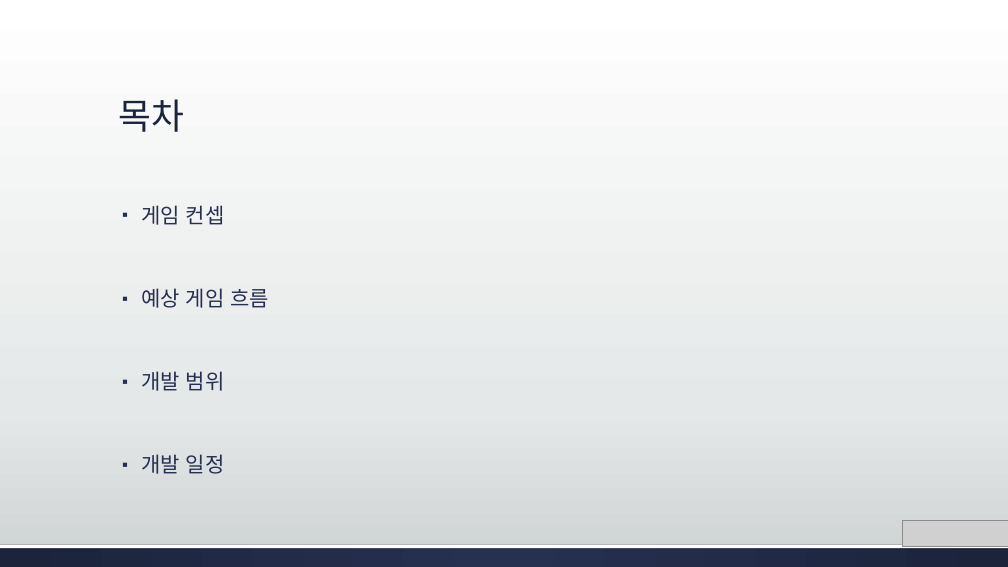
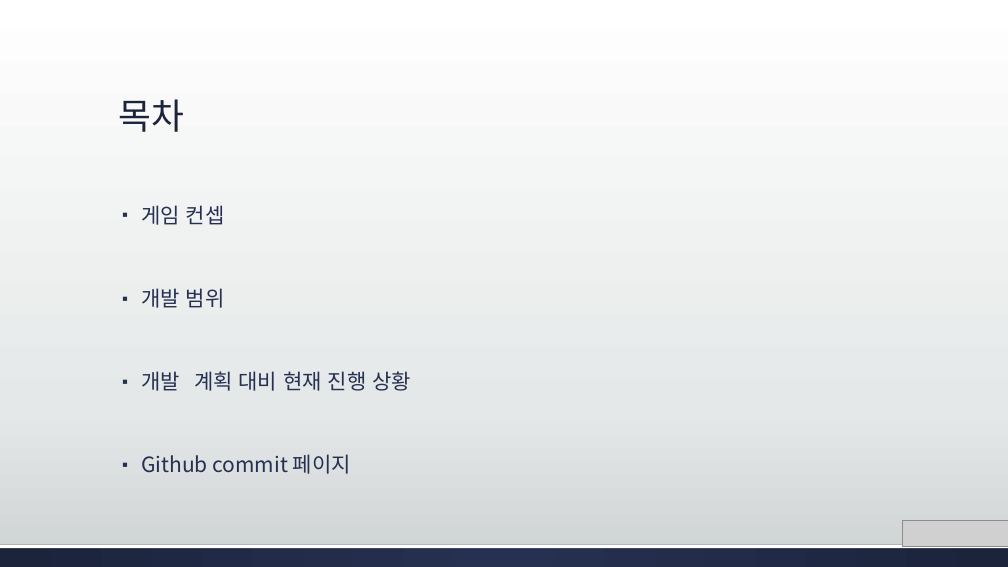
Before and after one commit to hong7760/2017_2DGP, a slide deck: slide 2 of 2012182039정홍래.pptx. Drawn at 1008x567 pixels with LibreOffice and Linux fonts; fonts in the diff are those of the drawing; grey boxes stand for pictures. Boxes give left, top, right and bottom in pixels: in the first picture for what was removed or moved away, otherwise in the second. Text is boxed around its words. In the diff, an @@ line names an element or a change of style, - is before the commit and + after.

```diff
--- a/2012182039정홍래.pptx
+++ b/2012182039정홍래.pptx
@@ text at bbox=[141, 288, 269, 308]: paragraph removed @@
-▪ 예상 게임 흐름
@@ text at bbox=[141, 371, 411, 474]: text changed @@
-▪ 개발 일정
+▪ 개발 계획 대비 현재 진행 상황
+▪ Github commit 페이지
```
Also in this commit, not shown: 1 other slide changed, 2 slides added, 5 slides removed, 14 other files.
